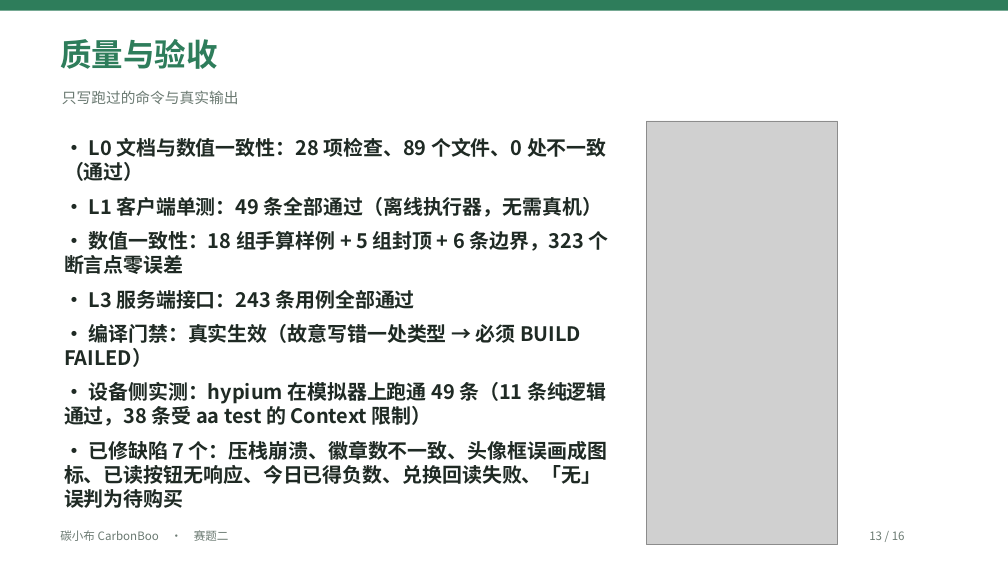
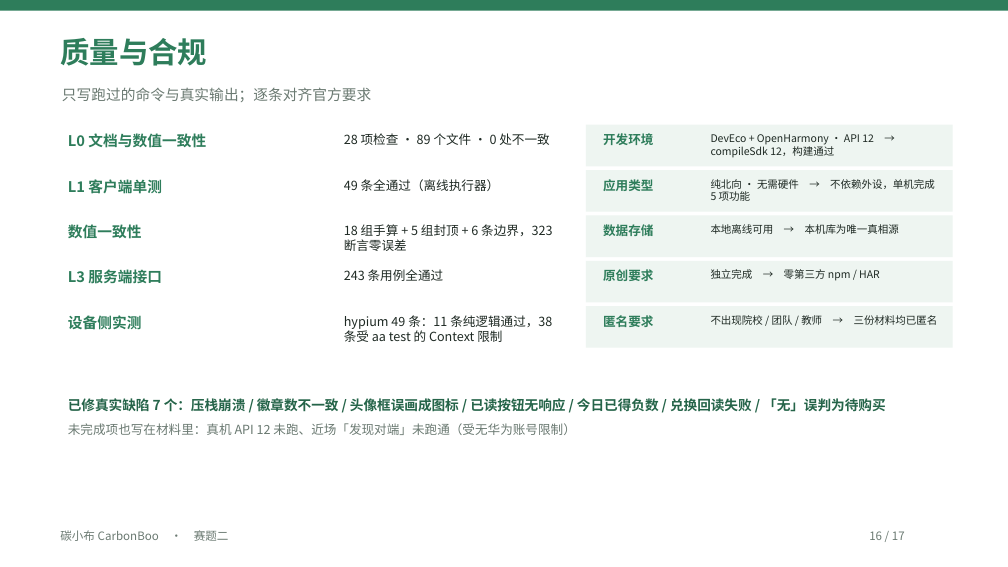
Before and after one commit to a3354547604-stack/CarbonBoo, a slide deck: slide 16 of submit/03-演示文稿-碳小布CarbonBoo.pptx (slide 13 before the commit). Drawn at 1008x567 pixels with LibreOffice and Linux fonts; fonts in the diff are those of the drawing; grey boxes stand for pictures. Boxes give left, top, right and bottom in pixels: in the first picture for what was removed or moved away, otherwise in the second. Text is boxed around its words. In the diff, an @@ line names an element or a change of style, - is before the commit and + after.

Commit message:
docs(submit): PPT 改为「一页一屏」，图文一一对应
改了什么：
- 原 PPT 是先做一批通用截图再逐页轮换放图，出现图与左侧文字对不上（讲架构配记录列表、讲因子配科普列表、讲协同实拍配「我的」页）
- 重排为 17 页：概念页（痛点/全景/架构与口径/质量与合规/结尾）不放图；界面页只放那一屏的截图
- 新增 3 页关键界面：记录明细（因子快照四列）、目标进度、更换外观（环+饰物）
- 12 张截图与页面主题一一对应：01-home / 14-record-edit / 03-records / 15-record-detail / 02-dashboard / 06-goal / 07-badge / 08-shop / 12-appearance / 17-science-detail / 10-include / 11-sync
- docs/APPENDIX-E §4 大纲同步重写（含重排原因）；submit/README 与 docs/README 页数口径改 17 页
- CHANGELOG v4.23

跑了什么：python scripts/build_submission_pptx.py（SAVED 10,510,525 B / 17 slides）、
python tests/tools/check_l0.py --strict（PASS）
校验：17 页全部带备注；12 张图的 sha256 与源文件逐一比对，落在讲同一界面的页上；文本对 5,741 / 31 项 / 48 条 / 16 张 / 学校 / 学院 / 队名 / 指导老师 均 0 命中。

结果：通过。

```diff
--- a/submit/03-演示文稿-碳小布CarbonBoo.pptx
+++ b/submit/03-演示文稿-碳小布CarbonBoo.pptx
@@ text at box(60, 38, 207, 66): text changed; size 30 to 28 pt @@
-质量与验收
+质量与合规
@@ text at box(62, 87, 372, 102): text changed @@
-只写跑过的命令与真实输出
+只写跑过的命令与真实输出；逐条对齐官方要求
@@ text removed at box(64, 138, 609, 508) @@
-· L0 文档与数值一致性：28 项检查、89 个文件、0 处不一致（通过）
-· L1 客户端单测：49 条全部通过（离线执行器，无需真机）
-· 数值一致性：18 组手算样例 + 5 组封顶 + 6 条边界，323 个断言点零误差
-· L3 服务端接口：243 条用例全部通过
-· 编译门禁：真实生效（故意写错一处类型 → 必须 BUILD FAILED）
-· 设备侧实测：hypium 在模拟器上跑通 49 条（11 条纯逻辑通过，38 条受 aa test 的 Context 限制）
-· 已修缺陷 7 个：压栈崩溃、徽章数不一致、头像框误画成图标、已读按钮无响应、今日已得负数、兑换回读失败、「无」误判为待购买
@@ text added at box(68, 133, 206, 148), 14 pt, text #2E7D5B, bold @@
+L0 文档与数值一致性
@@ text added at box(344, 133, 549, 145), 12 pt, text #1F2A24 @@
+28 项检查 · 89 个文件 · 0 处不一致
@@ rectangle added at box(586, 125, 953, 166), fill #EEF5F1 @@
@@ text added at box(603, 133, 653, 145), 12 pt, text #2E7D5B, bold @@
+开发环境
@@ picture removed at box(647, 121, 838, 544) @@
@@ text added at box(711, 134, 874, 158), 10 pt, text #1F2A24 @@
+DevEco + OpenHarmony · API 12 → compileSdk 12，构建通过
@@ text added at box(68, 179, 162, 194), 14 pt, text #2E7D5B, bold @@
+L1 客户端单测
@@ text added at box(344, 179, 500, 191), 12 pt, text #1F2A24 @@
+49 条全通过（离线执行器）
@@ rectangle added at box(586, 170, 953, 212), fill #EEF5F1 @@
@@ text added at box(603, 179, 653, 191), 12 pt, text #2E7D5B, bold @@
+应用类型
@@ text added at box(711, 179, 935, 201), 10 pt, text #1F2A24 @@
+纯北向 · 无需硬件 → 不依赖外设，单机完成 5 项功能
@@ text added at box(68, 224, 142, 239), 14 pt, text #2E7D5B, bold @@
+数值一致性
@@ text added at box(344, 224, 552, 251), 12 pt, text #1F2A24 @@
+18 组手算 + 5 组封顶 + 6 条边界，323 断言零误差
@@ rectangle added at box(586, 216, 953, 257), fill #EEF5F1 @@
@@ text added at box(603, 222, 653, 239), 12 pt, text #2E7D5B, bold @@
+数据存储
@@ text added at box(711, 224, 899, 234), 10 pt, text #1F2A24 @@
+本地离线可用 → 本机库为唯一真相源
@@ text added at box(68, 269, 162, 283), 14 pt, text #2E7D5B, bold @@
+L3 服务端接口
@@ text added at box(344, 269, 444, 281), 12 pt, text #1F2A24 @@
+243 条用例全通过
@@ rectangle added at box(586, 261, 953, 302), fill #EEF5F1 @@
@@ text added at box(603, 269, 653, 281), 12 pt, text #2E7D5B, bold @@
+原创要求
@@ text added at box(711, 269, 880, 281), 10 pt, text #1F2A24 @@
+独立完成 → 零第三方 npm / HAR
@@ text added at box(68, 315, 142, 329), 14 pt, text #2E7D5B, bold @@
+设备侧实测
@@ text added at box(344, 315, 552, 342), 12 pt, text #1F2A24 @@
+hypium 49 条：11 条纯逻辑通过，38 条受 aa test 的 Context 限制
@@ rectangle added at box(586, 306, 953, 348), fill #EEF5F1 @@
@@ text added at box(603, 315, 653, 327), 12 pt, text #2E7D5B, bold @@
+匿名要求
@@ text added at box(711, 315, 938, 325), 10 pt, text #1F2A24 @@
+不出现院校 / 团队 / 教师 → 三份材料均已匿名
@@ text added at box(68, 398, 886, 435), 13 pt, text #256449, bold @@
+已修真实缺陷 7 个：压栈崩溃 / 徽章数不一致 / 头像框误画成图标 / 已读按钮无响应 / 今日已得负数 / 兑换回读失败 / 「无」误判为待购买
+未完成项也写在材料里：真机 API 12 未跑、近场「发现对端」未跑通（受无华为账号限制）
@@ text at box(869, 531, 905, 540): text changed @@
-13 / 16
+16 / 17
```
Also in this commit, not shown: 6 other slides changed, 10 slides added, 9 slides removed, 6 other files.
